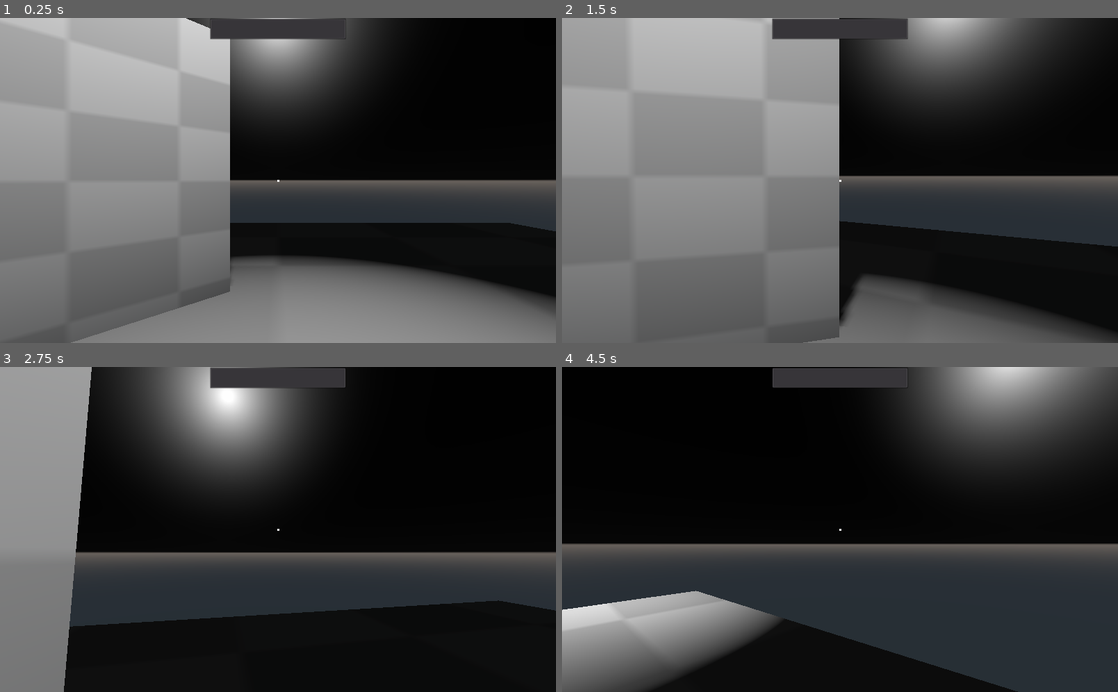
Above: before the commit, frames 1-4 (two rows, left to right).
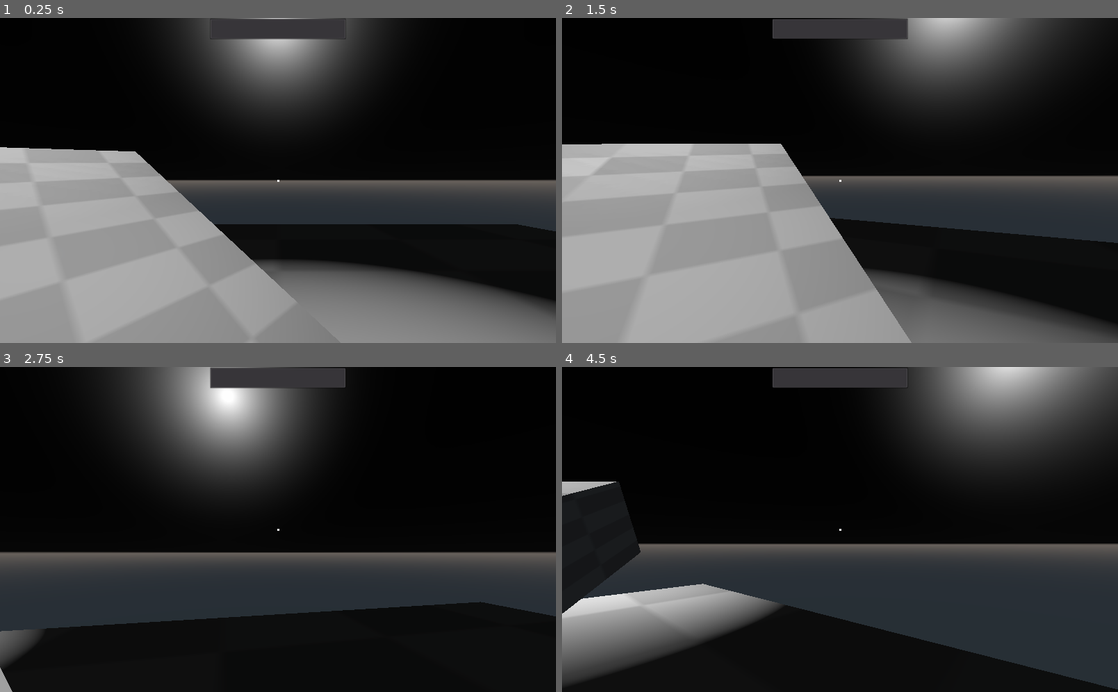
Above: after the commit, the same moments.

Repository: awnagel/Godot-Thief-Controller
Game: Godot game, scene res://scenes/Demo.tscn
Same seed, same stepped clock (60 frames per second), same inputs: the game is played once before the commit and once after it.
Inputs (mouse positions are in pixels of both pictures, inside the frame that each line leads up to):
- Up to frame 1 (0.25 s): no input
- Up to frame 2 (1.5 s): tap Enter at 0.5 s; move the mouse to (867, 180) at 0.52 s; hold Shift (sneak) 0.53-1.28 s; hold W (forward) from 0.53 s (still down); move the mouse to (812, 180) at 1.27 s; tap Ctrl (crouch) at 1.35 s
- Up to frame 3 (2.75 s): keep holding W (forward); tap Shift (sneak) at 1.55, 2.3 s; move the mouse to (289, 523) at 2.02 s; hold E (lean) from 2.03 s (still down)
- Up to frame 4 (4.5 s): keep holding W (forward); tap Space at 2.75 s; move the mouse to (834, 536) at 2.77 s; release E (lean) at 2.78 s; tap Shift (sneak) at 2.85 s; move the mouse to (878, 532) at 3.52 s; hold Shift (sneak) 3.53-4.28 s; move the mouse to (795, 526) at 4.27 s; tap Ctrl (crouch) at 4.35 s

The runs differ from the first frame. In frame 1, 38% of the frame differs, in the area x 0-100%, y 0-100%; in frame 2, 48%; in frame 3, 14%; in frame 4, 14%.
Error in both runs: Invalid get index 'global_transform' (on base: 'null instance'). (res://scripts/LightDetector.gd:21)

Commit message:
Movement now has gravity and can climb slopes.
Credit to Miziziziz

Diff:
--- a/scenes/Demo.tscn
+++ b/scenes/Demo.tscn
@@ -20,7 +20,7 @@
 transform = Transform( 3.13844, 0, 0, 0, 0.107341, 0, 0, 0, 3.13844, 0, 0, 0 )
 
 [node name="Worldspawn2" parent="." instance=ExtResource( 2 )]
-transform = Transform( 0.110547, 0, -0.78888, 0, 1, 0, 0.141907, 0, 0.614547, -1.14935, 0.430111, -0.730448 )
+transform = Transform( 0.0511237, -0.7151, -0.638638, 0.163272, 0.415255, -0.0610518, 0.0555585, -0.562311, 0.767081, -1.14935, 0.283272, -0.730448 )
 
 [node name="Worldspawn3" parent="." instance=ExtResource( 2 )]
 transform = Transform( 0.173809, 0, -0.257689, 0, 1, 0, 0.0463541, 0, 0.966228, 1.79538, 0.430111, 1.18068 )
@@ -47,4 +47,5 @@
 environment = SubResource( 2 )
 
 [node name="Player" parent="." instance=ExtResource( 1 )]
+speed = 1.0
 footstep_sounds_folder = "sfx/footsteps/"
--- a/scripts/Player.gd
+++ b/scripts/Player.gd
@@ -102,7 +102,9 @@
 	move_dir.z = (Input.get_action_strength("back") - Input.get_action_strength("forward"))
 	move_dir = move_dir.normalized()
 	move_dir = move_dir.rotated(Vector3.UP, rotation.y)
-	velocity = move_and_slide(move_dir * speed * speed_mod)
+
+	velocity += speed * move_dir - velocity + Vector3.DOWN * 60 * delta
+	velocity = move_and_slide((velocity * speed_mod) + get_floor_velocity(), Vector3.UP, false, 4, PI, false)
 
 	if head_bob_enabled and state == WALKING:
 		head_bob(delta)
